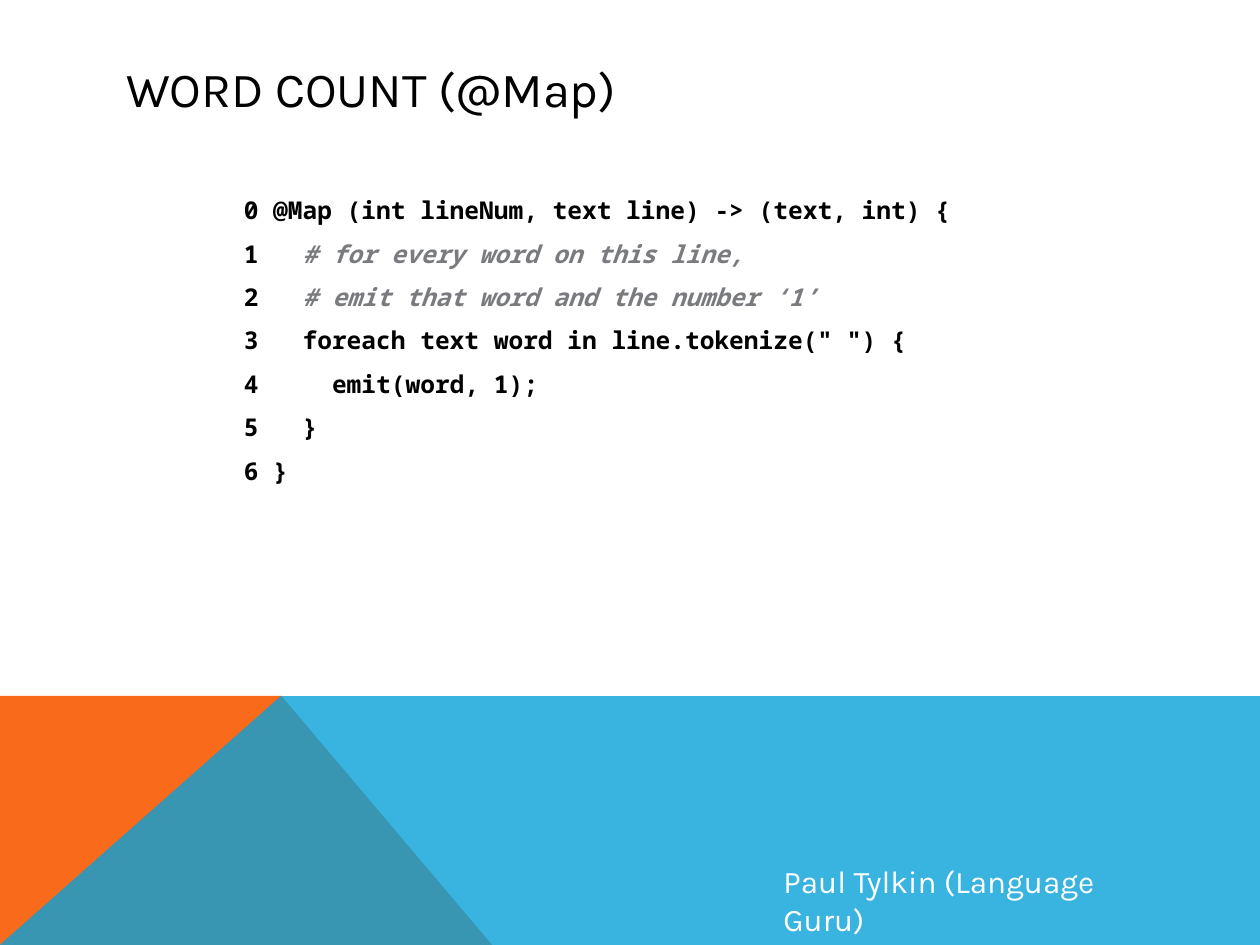
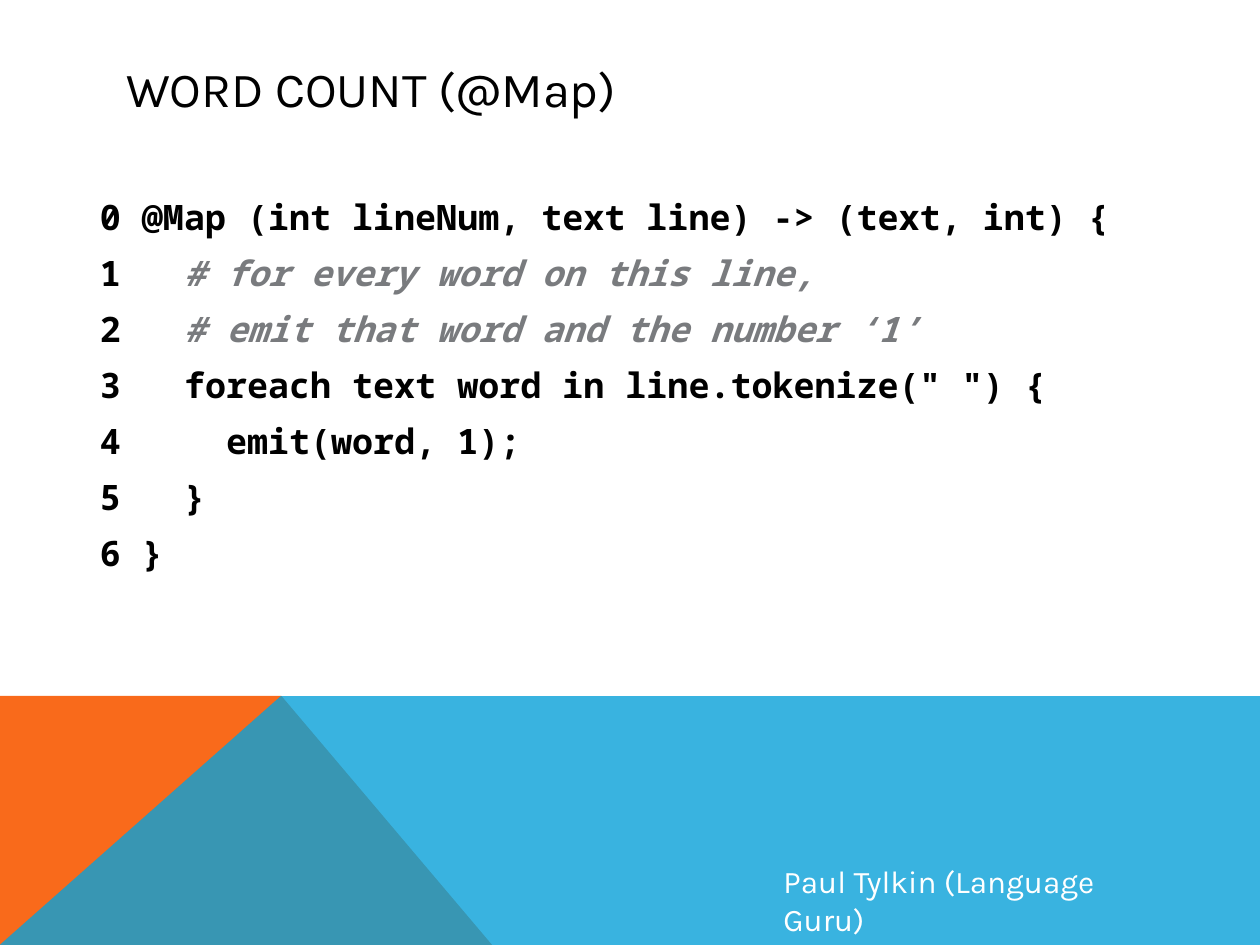
Before and after one commit to smessing/Hog, a slide deck: slide 10 of demo/demo.pptx (slide 9 before the commit). Drawn at 1260x945 pixels with LibreOffice and Linux fonts; fonts in the diff are those of the drawing. Boxes give left, top, right and bottom in pixels: in the first picture for what was removed or moved away, otherwise in the second. Text is boxed around its words. In the diff, an @@ line names an element or a change of style, - is before the commit and + after.

```diff
--- a/demo/demo.pptx
+++ b/demo/demo.pptx
@@ text "0 @Map (int lineNum, text ...": place and size @@
-text "0 @Map (int lineNum, text ..." at [244, 200, 921, 481]
+text "0 @Map (int lineNum, text ..." at [100, 203, 1067, 567]
@@ text "0 @Map (int lineNum, text ..." at [100, 203, 1067, 567]: size 14 to 20 pt @@
```
Also in this commit, not shown: 8 other slides changed, 1 slide added.
